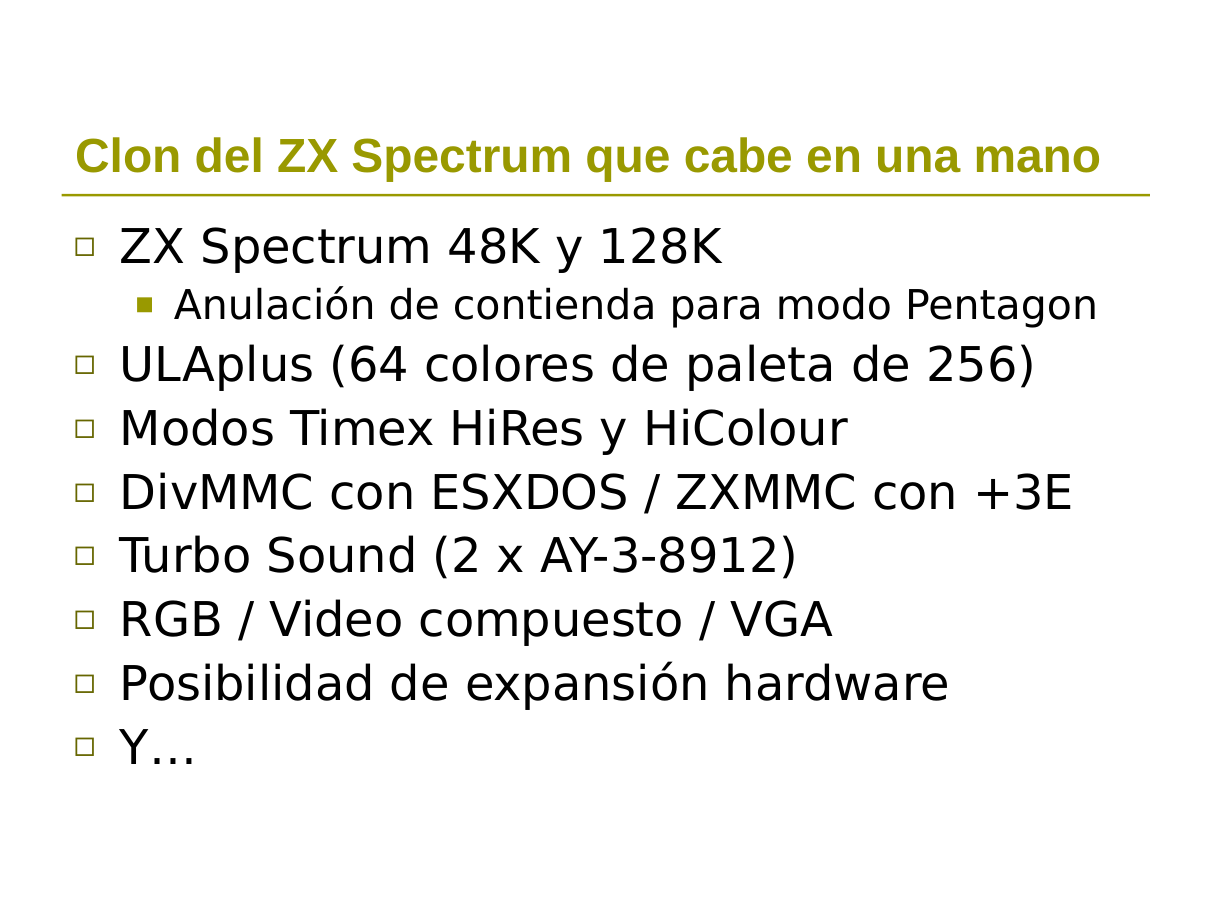
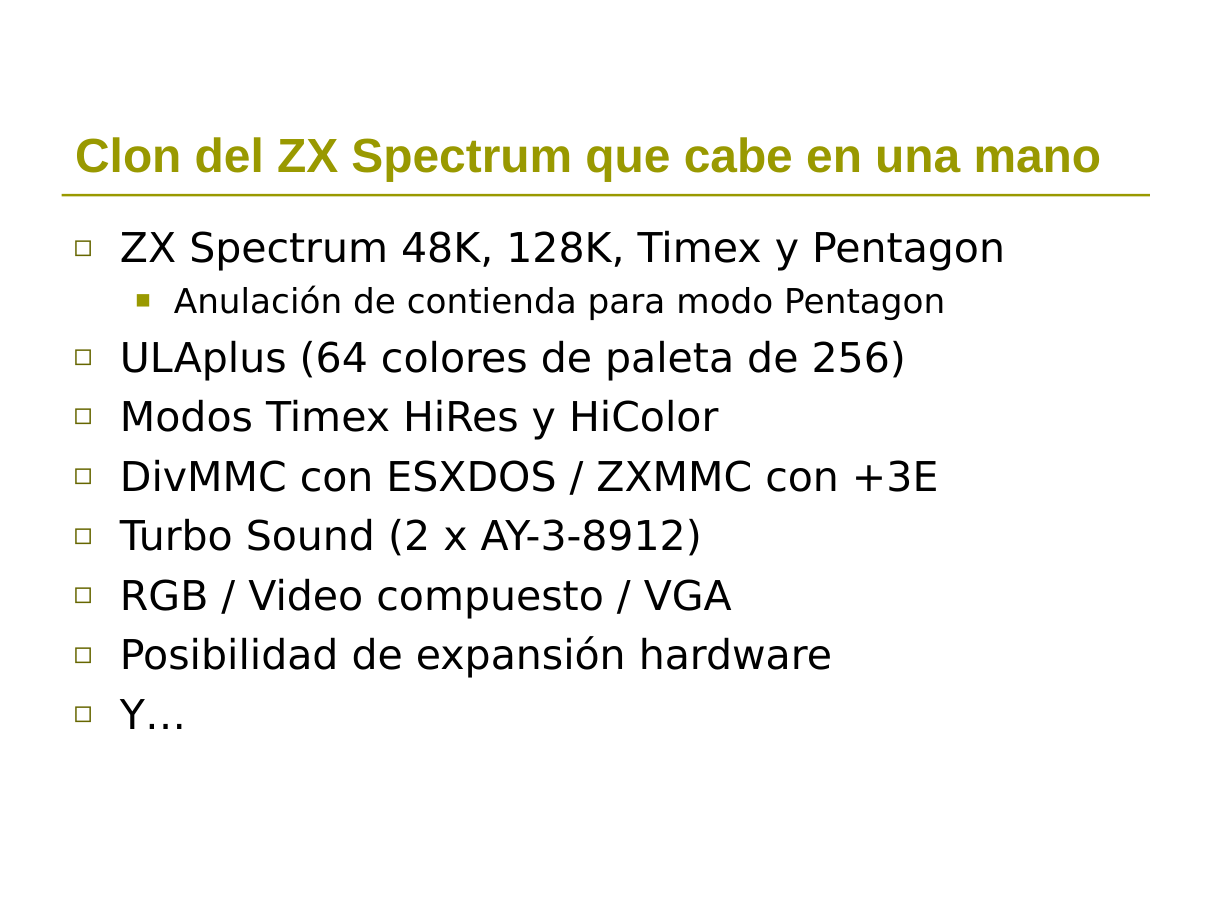
Before and after one commit to sadman/zxuno-mirror, a slide deck: slide 18 of varios/presentacion_zxuno_retrosevilla.ppt (slide 16 before the commit). Drawn at 1232x924 pixels with LibreOffice and Linux fonts; fonts in the diff are those of the drawing; background and template pictures are left out. Boxes give left, top, right and bottom in pixels: in the first picture for what was removed or moved away, otherwise in the second. Text is boxed around its words. In the diff, an @@ line names an element or a change of style, - is before the commit and + after.

```diff
--- a/varios/presentacion_zxuno_retrosevilla.ppt
+++ b/varios/presentacion_zxuno_retrosevilla.ppt
@@ text at (x1=120, y1=230, x2=1005, y2=271): text changed; size 28 to 24 pt @@
-◻ ZX Spectrum 48K y 128K
+◻ ZX Spectrum 48K, 128K, Timex y Pentagon
@@ text at (x1=120, y1=286, x2=945, y2=729): size 24 to 20 pt in "Anulación de contienda para modo Pentagon"; size 28 to 24 pt in "ULAplus (64 colores de paleta de 256)", "DivMMC con ESXDOS / ZXMMC con +3E", "Turbo Sound (2 x AY-3-8912)", "RGB / Video compuesto / VGA" and 2 more places; line spacing 0.9 to 1; less space between paragraphs @@
@@ text at (x1=120, y1=399, x2=718, y2=440): text changed; size 28 to 24 pt @@
-◻ Modos Timex HiRes y HiColour
+◻ Modos Timex HiRes y HiColor
```
Also in this commit, not shown: 5 other slides changed, 2 slides added, 1 other file.
